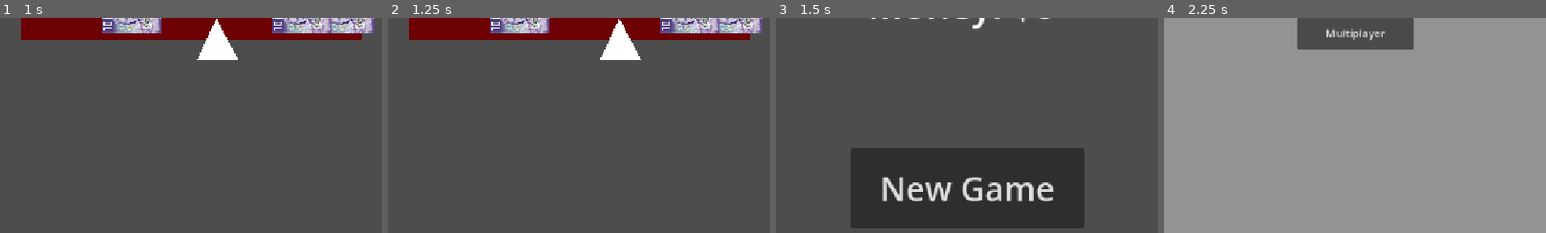
Above: before the commit, frames 1-4 (left to right).
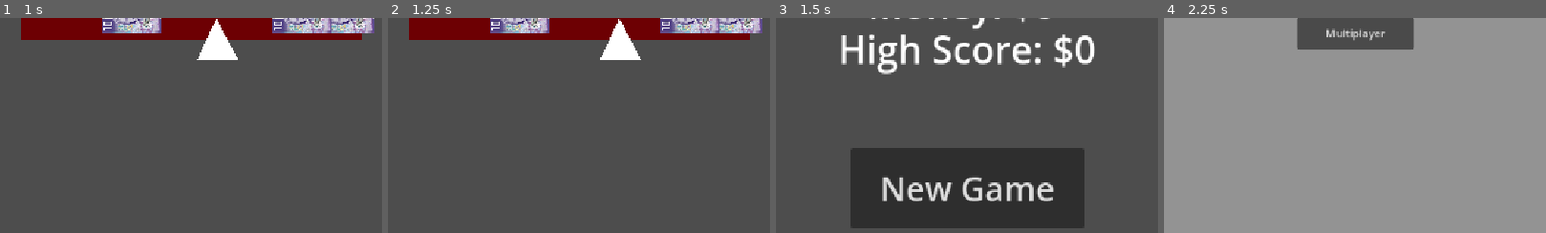
Above: after the commit, the same moments.

Repository: V3AI-Seven/English-Game
Game: Godot game, scene res://scenes/mainMenu/mainMenu.tscn
Two runs of this game, one before a commit and one after it. Both use one fixed random seed, a clock stepped at 60 frames per second and the inputs below.
Inputs:
- Up to frame 1 (1 s): click "Singleplayer" at 0.5 s
- Up to frame 2 (1.25 s): no input
- Up to frame 3 (1.5 s): tap Enter at 1.25 s; tap Space at 1.35 s
- Up to frame 4 (2.25 s): tap Space at 1.52, 1.82 s; click "New Game" at 2 s
The pictures show only the part of the screen within x 25-75%, y 50-100%; the shares and areas given below are measured in that part.

Frames 1-2 are identical in both runs. In frame 3, 3.9% of the frame differs, in the area x 17-84%, y 7-27%; in frame 4, nothing differs.

Commit message:
Non persistent high scores

Diff:
--- /dev/null
+++ b/globals/fileSysUtil.gd
@@ -0,0 +1,14 @@
+extends Node
+func save_to_file(content, filePath):
+	if !FileAccess.file_exists(filePath):
+		printerr("File " + filePath + " not found!")
+	var file = FileAccess.open(filePath, FileAccess.WRITE)
+	file.store_string(content)
+
+func load_from_file(filePath):
+	if !FileAccess.file_exists(filePath):
+		printerr("File " + filePath + " not found!")
+		return null
+	var file = FileAccess.open(filePath, FileAccess.READ)
+	var content = file.get_as_text()
+	return content
--- a/project.godot
+++ b/project.godot
@@ -19,6 +19,7 @@
 
 Score="*res://globals/score.gd"
 PlayerInfo="*res://globals/playerInfo.gd"
+FileSysUtil="*res://globals/fileSysUtil.gd"
 
 [display]
 
--- a/scenes/finishScreen/finishScreen.gd
+++ b/scenes/finishScreen/finishScreen.gd
@@ -4,19 +4,24 @@
 var player = 1
 
 func _ready() -> void:
+	$multiplayerFinish.visible = false
+	$singleplayerFinish.visible = false
 	if PlayerInfo.isModeMultiplayer:
 		$multiplayerFinish.visible = true
 		for val in Score.scores:
 			scoreText.append("Player " + str(player) + ": $" + str(val*10))
-			if Score.scores[player] > Score.highScore:
-				Score.highScore = Score.Scores[player]
+			if Score.scores[player-1] > Score.highScore:
+				Score.highScore = Score.scores[player-1]
 			player += 1
 		$multiplayerFinish/scoreCard.text = "\n".join(scoreText)
+		$multiplayerFinish/highScore.text = "High Score: $" + str(Score.highScore*10)
+		FileSysUtil.save_to_file("High Score: $" + str(Score.highScore*10), "user://highScores.dat")
 	elif not PlayerInfo.isModeMultiplayer:
 		if Score.scores[0] > Score.highScore:
-			Score.highScore = Score.Scores[0]
+			Score.highScore = Score.scores[0]
 		$singleplayerFinish.visible = true
 		$singleplayerFinish/scoreCard.text = "Money: $" +str(Score.scores[0]*10)
+		$singleplayerFinish/highScore.text = "High Score: $" + str(Score.highScore*10)
 
 
 
--- a/scenes/finishScreen/finishScreen.tscn
+++ b/scenes/finishScreen/finishScreen.tscn
@@ -20,9 +20,9 @@
 [node name="finish" type="Label" parent="multiplayerFinish"]
 layout_mode = 0
 offset_left = 432.0
-offset_top = 32.0
+offset_top = -24.0
 offset_right = 720.0
-offset_bottom = 169.0
+offset_bottom = 113.0
 theme_override_font_sizes/font_size = 100
 text = "Finish"
 horizontal_alignment = 1
@@ -50,12 +50,23 @@
 theme_override_font_sizes/font_size = 50
 text = "New Game"
 
+[node name="highScore" type="Label" parent="multiplayerFinish"]
+offset_left = 264.0
+offset_top = 88.0
+offset_right = 904.0
+offset_bottom = 192.0
+theme_override_font_sizes/font_size = 57
+text = "High Score: "
+horizontal_alignment = 1
+
 [node name="singleplayerFinish" type="Control" parent="."]
+visible = false
 anchors_preset = 0
 offset_right = 40.0
 offset_bottom = 40.0
 
 [node name="finish" type="Label" parent="singleplayerFinish"]
+layout_mode = 0
 offset_left = 432.0
 offset_top = 32.0
 offset_right = 720.0
@@ -65,6 +76,7 @@
 horizontal_alignment = 1
 
 [node name="Button" type="Button" parent="singleplayerFinish"]
+layout_mode = 0
 offset_left = 400.0
 offset_top = 520.0
 offset_right = 752.0
@@ -85,5 +97,15 @@
 text = "Money: $0"
 horizontal_alignment = 1
 
+[node name="highScore" type="Label" parent="singleplayerFinish"]
+layout_mode = 0
+offset_left = 256.0
+offset_top = 331.0
+offset_right = 896.0
+offset_bottom = 435.0
+theme_override_font_sizes/font_size = 57
+text = "High Score: "
+horizontal_alignment = 1
+
 [connection signal="pressed" from="multiplayerFinish/Button" to="." method="newGame"]
 [connection signal="pressed" from="singleplayerFinish/Button" to="." method="newGame"]
Not shown, added: globals/fileSysUtil.gd.uid
